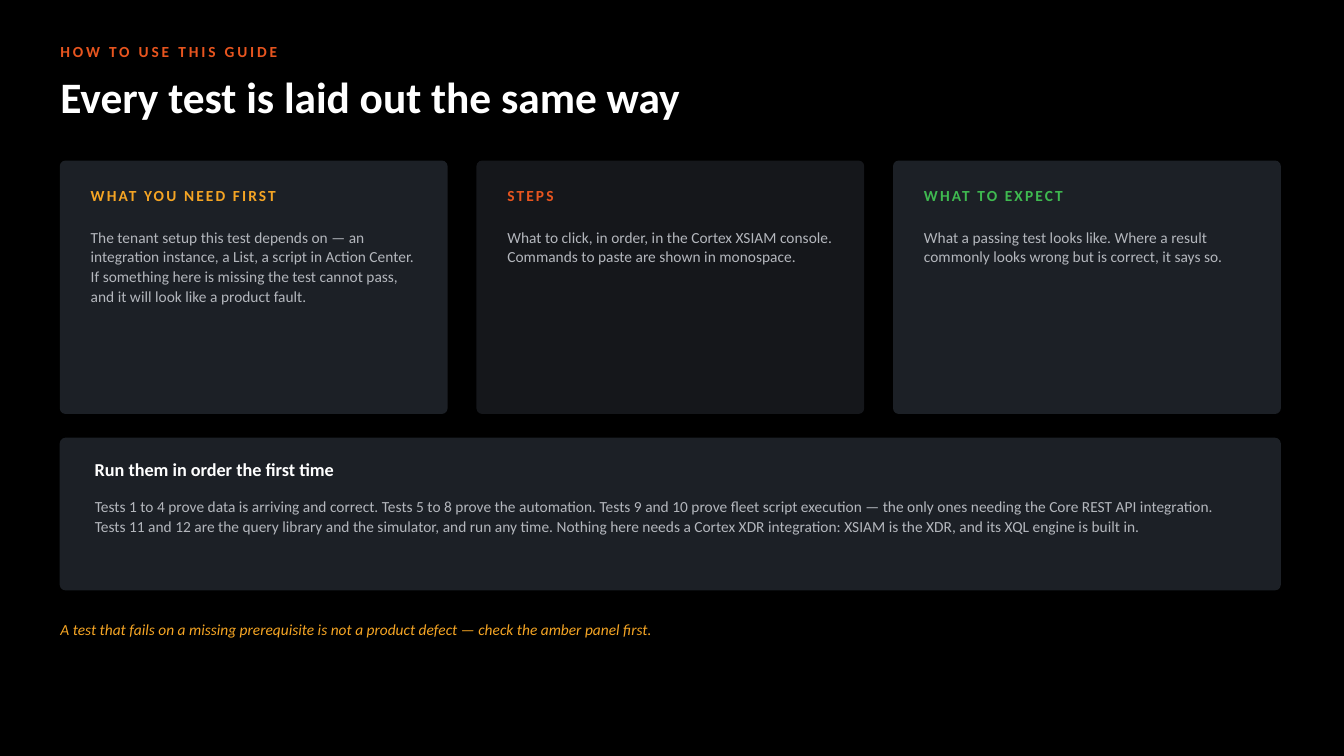
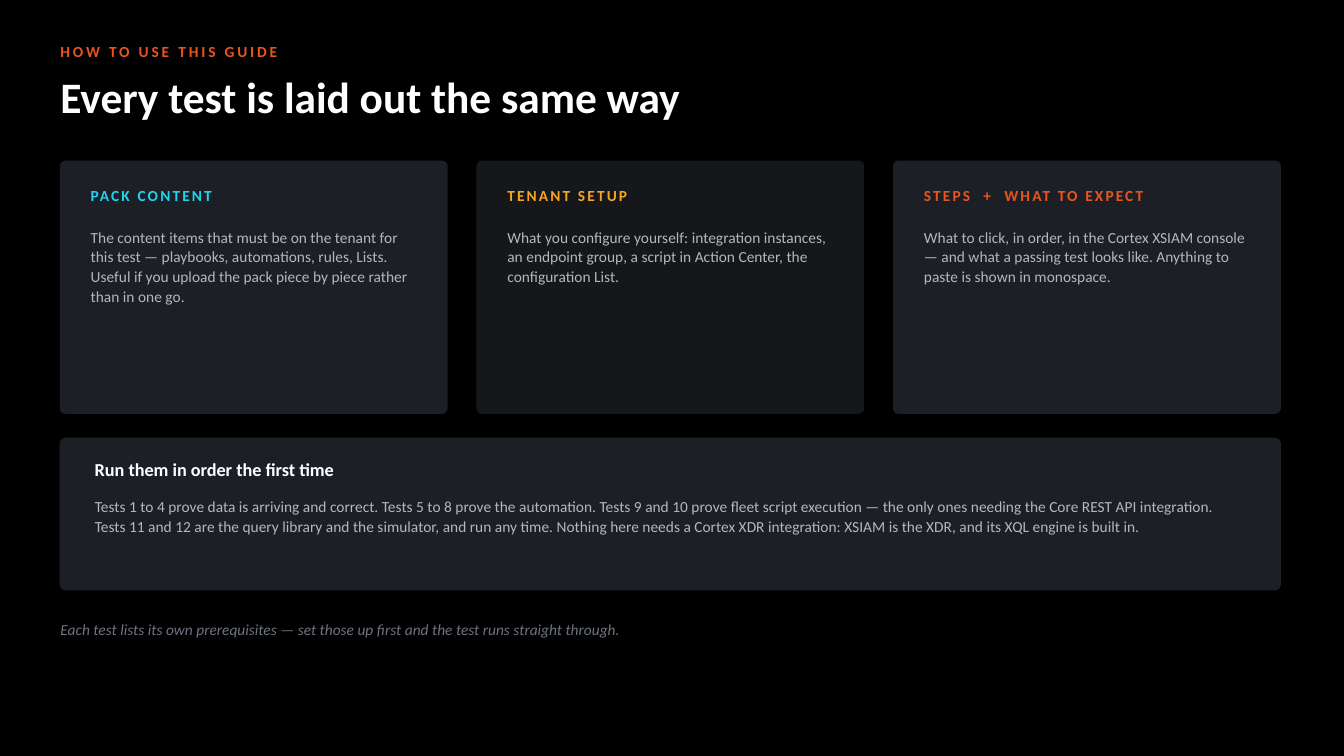
Before and after one commit to ayman-m/koi-xsiam-pack, a slide deck: slide 3 of docs/KOI_Content_Pack_Test_Guide.pptx. Drawn at 1344x756 pixels with LibreOffice and Linux fonts; fonts in the diff are those of the drawing. Boxes give left, top, right and bottom in pixels: in the first picture for what was removed or moved away, otherwise in the second. Text is boxed around its words. In the diff, an @@ line names an element or a change of style, - is before the commit and + after.

```diff
--- a/docs/KOI_Content_Pack_Test_Guide.pptx
+++ b/docs/KOI_Content_Pack_Test_Guide.pptx
@@ text at (91, 187, 416, 217): text changed; text colour #F5A524 to #22D3EE @@
-WHAT YOU NEED FIRST
+PACK CONTENT
@@ text at (507, 191, 627, 201): text changed; text colour #E8551F to #F5A524 @@
-STEPS
+TENANT SETUP
@@ text at (925, 187, 1250, 217): text changed; text colour #3FB950 to #E8551F @@
-WHAT TO EXPECT
+STEPS + WHAT TO EXPECT
@@ text at (91, 232, 408, 305): text changed @@
-The tenant setup this test depends on — an integration instance, a List, a script in Action Center. If something here is missing the test cannot pass, and it will look like a product fault.
+The content items that must be on the tenant for this test — playbooks, automations, rules, Lists. Useful if you upload the pack piece by piece rather than in one go.
@@ text at (507, 232, 826, 285): text changed @@
-What to click, in order, in the Cortex XSIAM console. Commands to paste are shown in monospace.
+What you configure yourself: integration instances, an endpoint group, a script in Action Center, the configuration List.
@@ text at (924, 232, 1245, 285): text changed @@
-What a passing test looks like. Where a result commonly looks wrong but is correct, it says so.
+What to click, in order, in the Cortex XSIAM console — and what a passing test looks like. Anything to paste is shown in monospace.
@@ text at (60, 624, 620, 638): text changed; text colour #F5A524 to #6E747E @@
-A test that fails on a missing prerequisite is not a product defect — check the amber panel first.
+Each test lists its own prerequisites — set those up first and the test runs straight through.
```
Also in this commit, not shown: 13 other slides changed, 1 slide removed, 2 other files.
